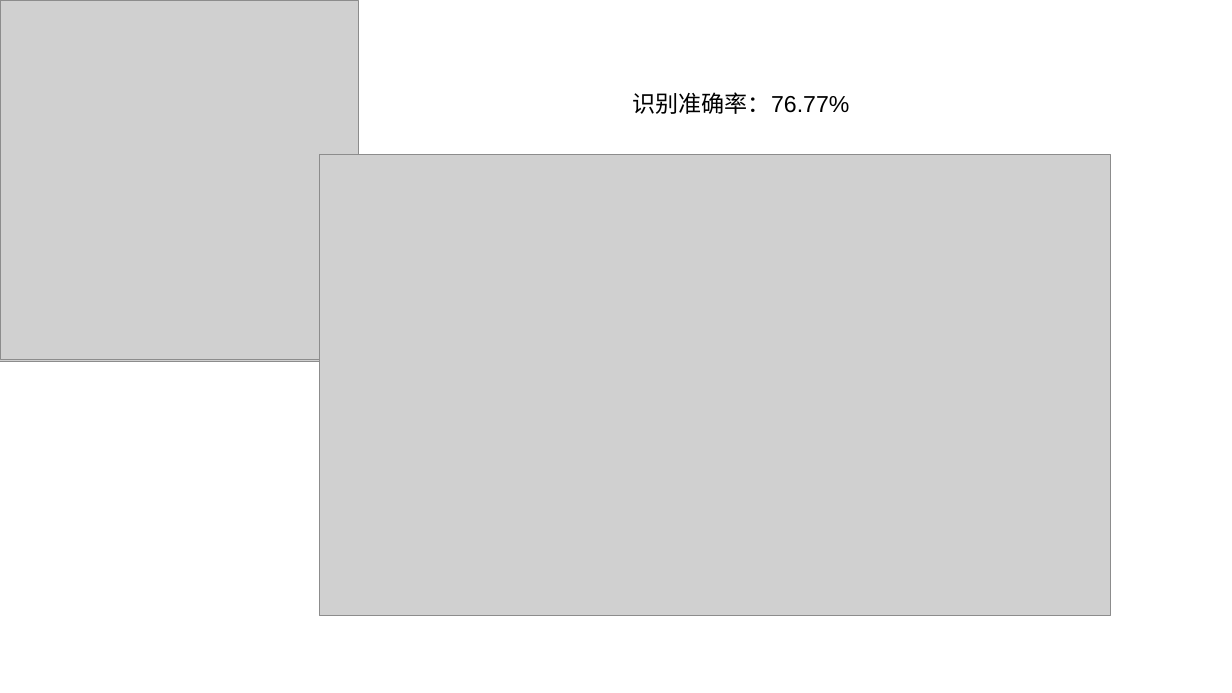
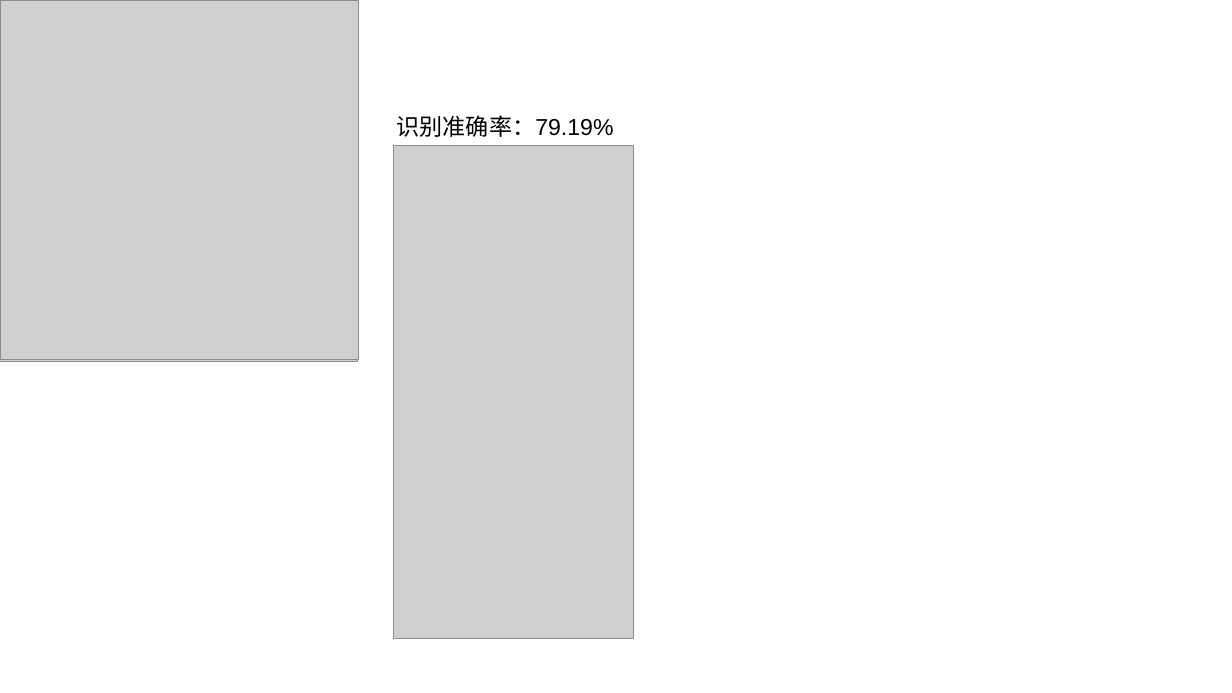
Before and after one commit to SYSU532/artificial-intelligence, a slide deck: slide 11 of AI展示.pptx. Drawn at 1232x693 pixels with LibreOffice and Linux fonts; fonts in the diff are those of the drawing; grey boxes stand for pictures. Boxes give left, top, right and bottom in pixels: in the first picture for what was removed or moved away, otherwise in the second. Text is boxed around its words. In the diff, an @@ line names an element or a change of style, - is before the commit and + after.

Commit message:
PPT

```diff
--- a/AI展示.pptx
+++ b/AI展示.pptx
@@ text at box(397, 115, 614, 137): text changed @@
-识别准确率：76.77%
+识别准确率：79.19%
@@ picture: place and size @@
-picture at box(320, 154, 1111, 616)
+picture at box(394, 145, 633, 638)
```
Also in this commit, not shown: 1 other slide changed.
